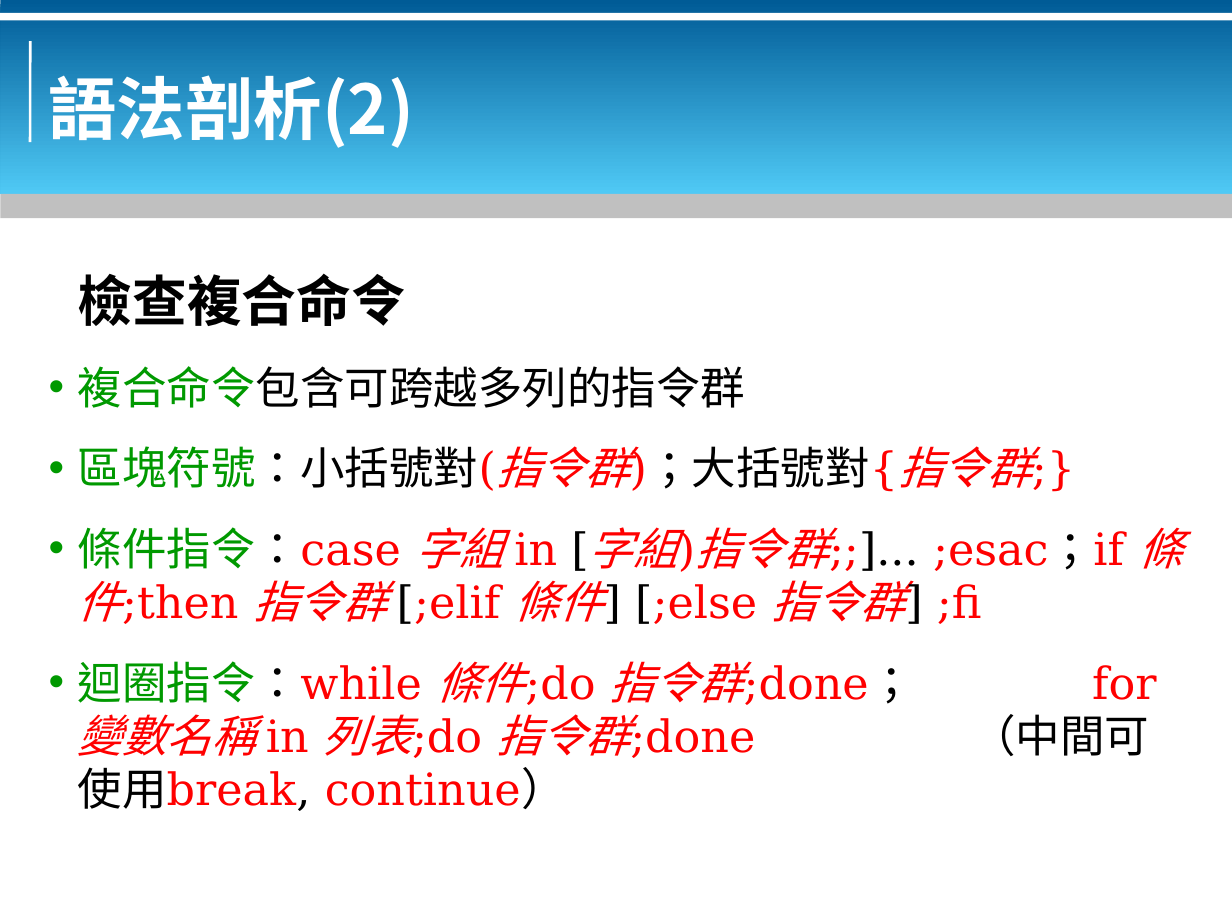
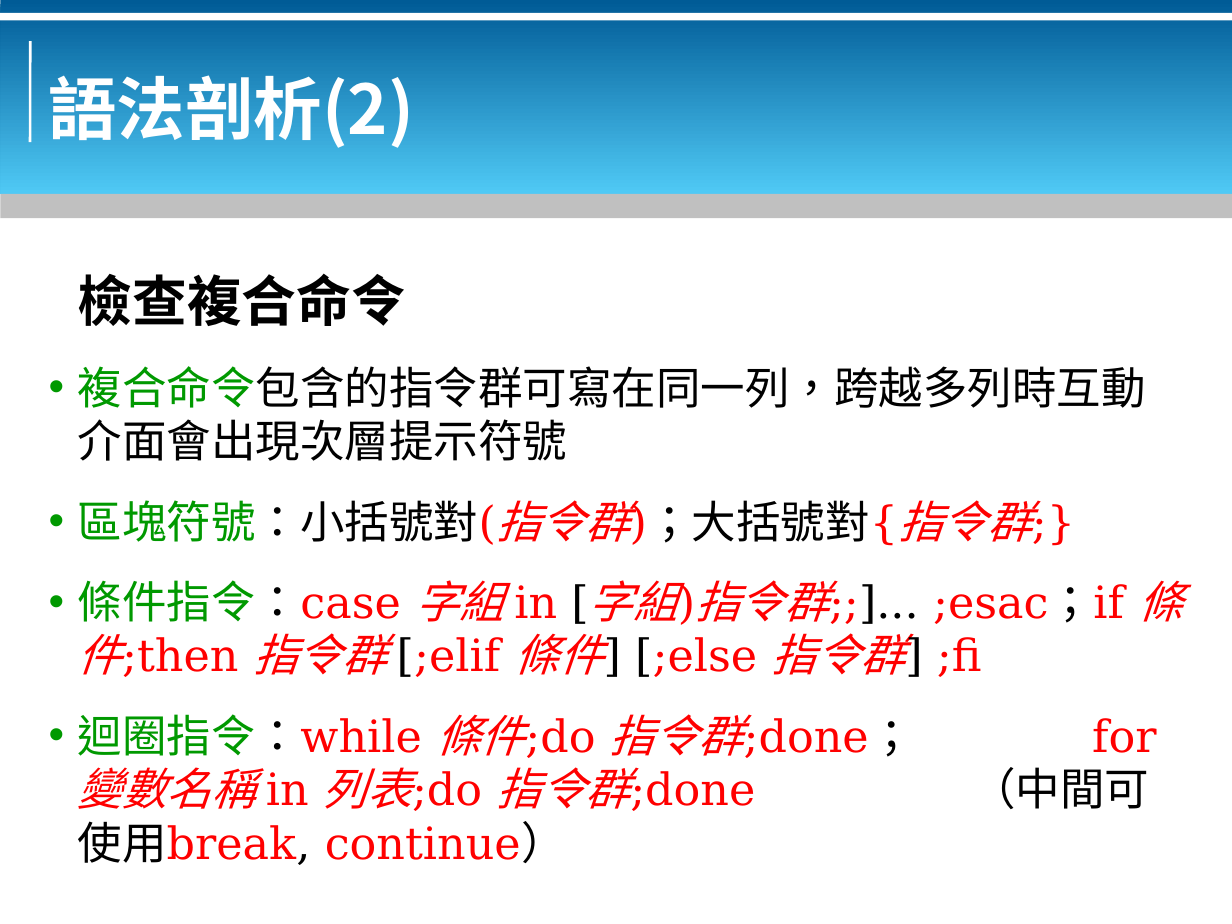
Before and after one commit to bluebat/.presentations, a slide deck: slide 8 of bash-basics.odp. Drawn at 1232x924 pixels with LibreOffice and Linux fonts; fonts in the diff are those of the drawing; background and template pictures are left out. Boxes give left, top, right and bottom in pixels: in the first picture for what was removed or moved away, otherwise in the second. Text is boxed around its words. In the diff, an @@ line names an element or a change of style, - is before the commit and + after.

```diff
--- a/bash-basics.odp
+++ b/bash-basics.odp
@@ text at (78,366,1146,461): text changed @@
-• 複合命令包含可跨越多列的指令群
+• 複合命令包含的指令群可寫在同一列，跨越多列時互動介面會出現次層提示符號
```
Also in this commit, not shown: 8 other slides changed.
